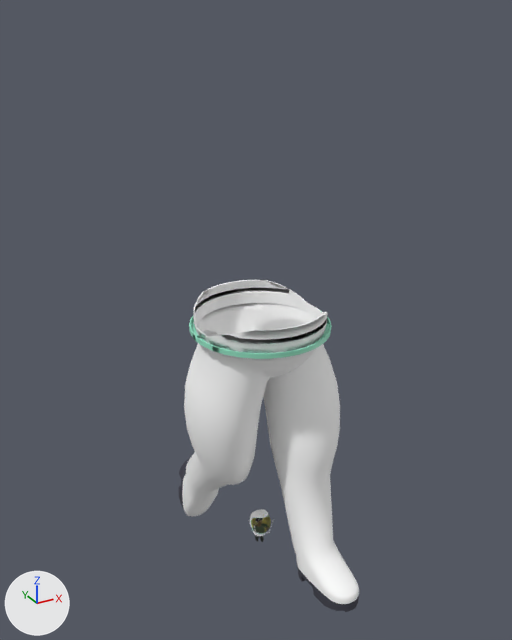
A saved change to the glTF model Assets/Spacesuit/Spacesuit.glb.
One viewpoint serves both versions: a 50 mm lens placed at (-1.09, -1.95, 1.99), pointed at (-0.01, 0.01, 1.01). The lights are fixed; the arrows at lower left show +X, +Y and +Z. Vertices at the same position are counted once.

In view in the first picture: 'FemaleBody-LOD0', 'Spacesuit_Capsule', 'Spacesuit_Legs'.
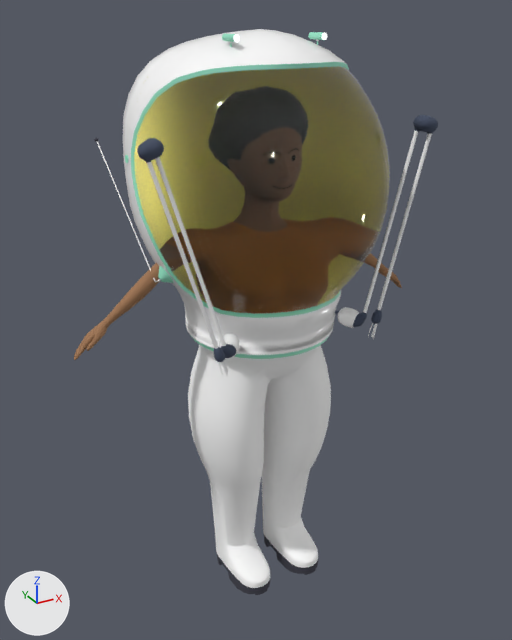
Edits to the bpy script that builds the scene:
```text
Add mat_skin:
    mat_skin = principled_material('Skin')
    mat_skin.base_color = (0.342, 0.173, 0.0799)  # brown #9e7350
    mat_skin.roughness = 0.8
Add mat_shirt:
    mat_shirt = principled_material('Shirt')
    mat_shirt.base_color = (0.538, 0.201, 0.0108)  # orange #c27c1b
    mat_shirt.roughness = 0.7
Add mat_pants:
    mat_pants = principled_material('Pants')
    mat_pants.base_color = (0.0509, 0.0921, 0.119)  # dark blue #405661
Add mat_hair:
    mat_hair = principled_material('Hair')
    mat_hair.base_color = (0.0, 0.0, 0.0)  # black #000000
    mat_hair.roughness = 0.7
Change me_cube_005:
    used by ob_femalebody_lod0; parent = ob_female_player; location = (-0.0000902, 0.0000364, 0.0); scale = (0.1, 0.1, 0.1)
    remove me_cube_005.from_pydata(...)  # 3555 vertices, 6876 faces; spans x -0.226..0.244, y -0.237..0.118, z 0.561..1.698
    remove me_cube_005.materials.append(mat_skin_003)  # yellow #a38b50
    remove me_cube_005.materials.append(mat_hair_003)  # black #312b2e
    remove me_cube_005.materials.append(mat_shoes_008)  # green #738862
    remove me_cube_005.materials.append(mat_shoes_007)  # black #212922
    add me_cube_005.from_pydata(...)  # 3483 vertices, 6720 faces; spans x -0.638..0.636, y -0.13..0.119, z 0.7..1.699
    me_cube_005 part 1: 2 vertices moved within x -0.001..0.025, y -0.114..0.095, z 1.498..1.617; 3436 vertices removed from x -0.226..0.244, y -0.237..0.118, z 0.561..1.698; 3364 vertices added at x -0.638..0.636, y -0.13..0.119, z 0.7..1.699
    add me_cube_005.materials.append(mat_skin)  # brown #9e7350
    add me_cube_005.materials.append(mat_hair)  # black #000000
    add me_cube_005.materials.append(mat_shirt)  # orange #c27c1b
    add me_cube_005.materials.append(mat_pants)  # dark blue #405661
Change me_cylinder_002:
    used by ob_spacesuit_legs; location = (0.0, 0.0, 0.0)
    remove me_cylinder_002.from_pydata(...)  # 1419 vertices, 2804 faces; spans x -0.26..0.261, y -0.474..0.418, z -0.037..1.077
    add me_cylinder_002.from_pydata(...)  # 1432 vertices, 2830 faces; spans x -0.26..0.26, y -0.245..0.245, z 0.001..1.077
    me_cylinder_002 part 2: 4 vertices moved within x -0.198..-0.172, y -0.173..-0.124, z 0.987..1.004; 1401 vertices removed from x -0.26..0.261, y -0.474..0.418, z -0.037..1.077; 1414 vertices added at x -0.26..0.26, y -0.245..0.245, z 0.001..1.077
Change ob_femalebody_lod0:
    ob_femalebody_lod0.scale: (0.1, 0.1, 0.1) -> (1.0, 1.0, 1.0)
    ob_femalebody_lod0.location: (-0.0000902, 0.0000364, 0.0) -> (0.0, 0.0, 0.0)
Change ob_spacesuit_capsule:
    remove ob_spacesuit_capsule.parent = ob_spine
    ob_spacesuit_capsule.rotation_euler: (-0.309, -0.00371, 0.00956) -> (0.0, 0.0, 0.0)  # degrees (-18, -0.2, 0.5) -> degrees (0, 0, 0)
    ob_spacesuit_capsule.scale: (0.1, 0.1, 0.1) -> (1.0, 1.0, 1.0)
    ob_spacesuit_capsule.location: (0.000597, -0.0309, -0.0813) -> (0.0, 0.0, 0.0)
```

Changed parts and their boxes [x1, y1, x2, y2] in the pictures (512 x 640 px):
'Canopy', moved, turned, rescaled: before [251, 514, 271, 533]; after [134, 66, 390, 314]
'Spacesuit_Legs', reshaped: before [178, 280, 359, 612]; after [188, 335, 331, 595]
'Spacesuit_Capsule', moved, turned, rescaled: before [248, 509, 268, 536]; after [94, 29, 349, 355]
'Robotic_Arms', moved, turned, rescaled: before [253, 521, 274, 537]; after [137, 115, 438, 376]
'FemaleBody-LOD0', reshaped, moved, rescaled: before [255, 535, 264, 542]; after [74, 253, 402, 360]
